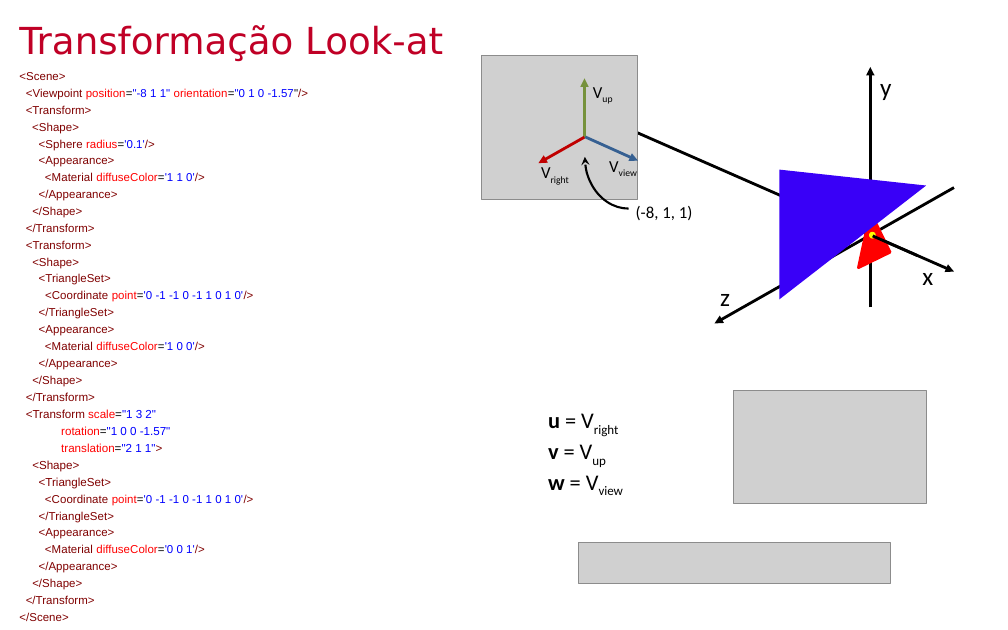
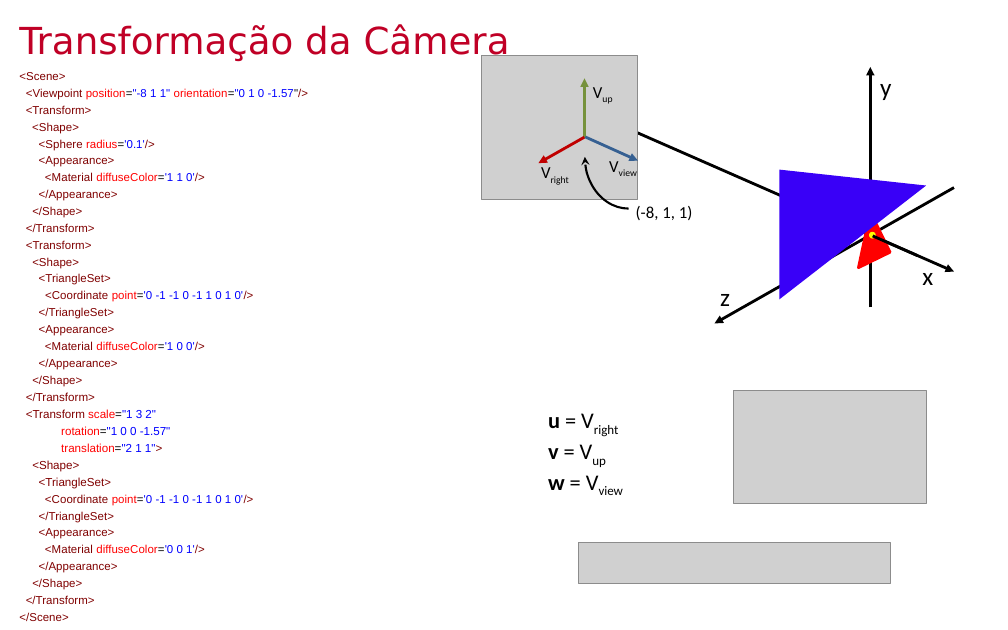
Before and after one commit to lpsoares/ComputacaoGrafica, a slide deck: slide 13 of content/aulas/07-revisao1/aula7_revisao1.pptx. Drawn at 1008x630 pixels with LibreOffice and Linux fonts; fonts in the diff are those of the drawing; grey boxes stand for pictures; background and template pictures are left out. Boxes give left, top, right and bottom in pixels: in the first picture for what was removed or moved away, otherwise in the second. Text is boxed around its words. In the diff, an @@ line names an element or a change of style, - is before the commit and + after.

```diff
--- a/content/aulas/07-revisao1/aula7_revisao1.pptx
+++ b/content/aulas/07-revisao1/aula7_revisao1.pptx
@@ title at (x1=19, y1=24, x2=510, y2=62): text changed @@
-Transformação Look-at
+Transformação da Câmera
```
Also in this commit, not shown: 9 other slides changed, 1 other file.
